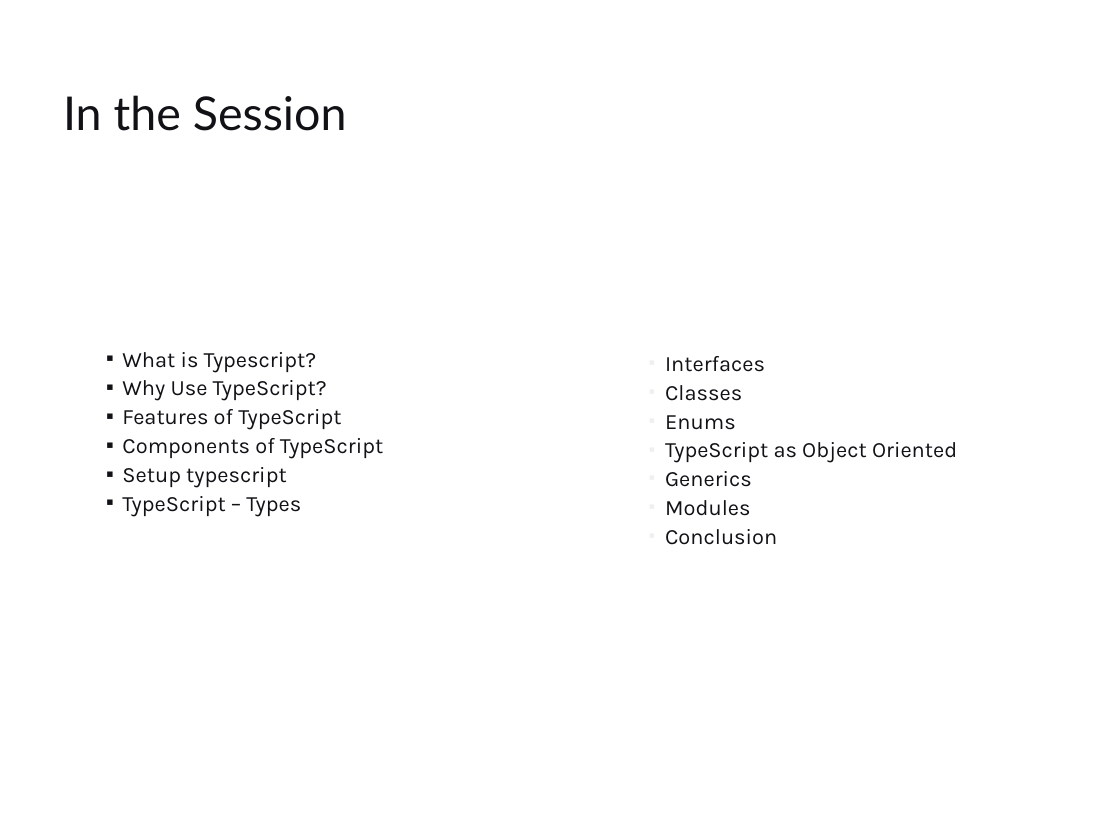
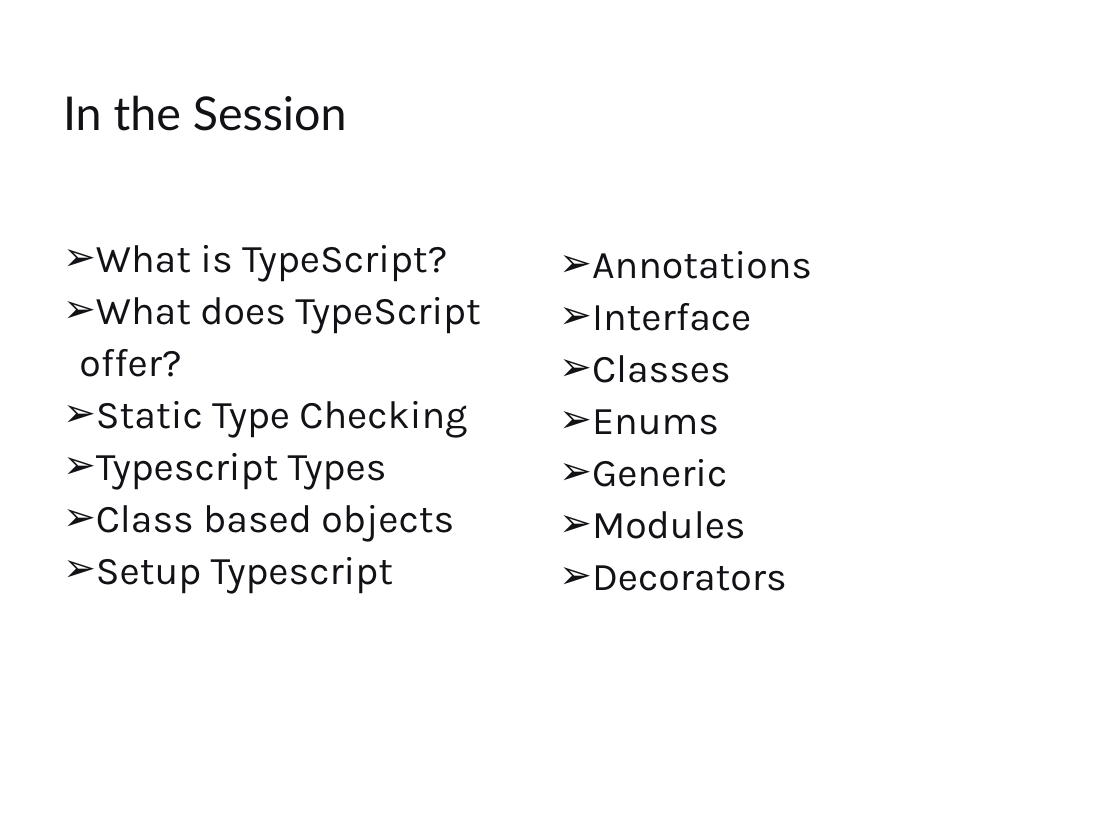
Before and after one commit to sintu-patel/typescript-excercise, a slide deck: slide 2 of docs/Type_script_SapientRazorfish.pptx. Drawn at 1120x837 pixels with LibreOffice and Linux fonts; fonts in the diff are those of the drawing. Boxes give left, top, right and bottom in pixels: in the first picture for what was removed or moved away, otherwise in the second. Text is boxed around its words. In the diff, an @@ line names an element or a change of style, - is before the commit and + after.

```diff
--- a/docs/Type_script_SapientRazorfish.pptx
+++ b/docs/Type_script_SapientRazorfish.pptx
@@ text "Annotations": place and size @@
-text "Annotations" at [665,356,957,545]
+text "Annotations" at [592,251,812,591]
@@ text at [79,245,481,594]: text changed; size 20 to 36 pt @@
-▪ What is Typescript?
-▪ Why Use TypeScript?
-▪ Features of TypeScript
-▪ Components of TypeScript
-▪ Setup typescript
-▪ TypeScript – Types
+➢ What is TypeScript?
+➢ What does TypeScript offer?
+➢ Static Type Checking
+➢ Typescript Types
+➢ Class based objects
+➢ Setup Typescript
@@ text at [592,251,812,331]: text changed; size 20 to 36 pt @@
-▪ Interfaces
+➢ Annotations
+➢ Interface
@@ text at [592,355,746,539]: size 20 to 36 pt in "Classes", "Enums", "Modules"; bullet ▪ to ➢ @@
@@ text at [592,459,727,487]: text changed; size 20 to 36 pt @@
-▪ TypeScript as Object Oriented
-▪ Generics
+➢ Generic
@@ text at [592,565,787,591]: text changed; size 20 to 36 pt @@
-▪ Conclusion
+➢ Decorators
```
Also in this commit, not shown: 6 other slides changed, 8 slides added, 6 slides removed, 31 other files.
